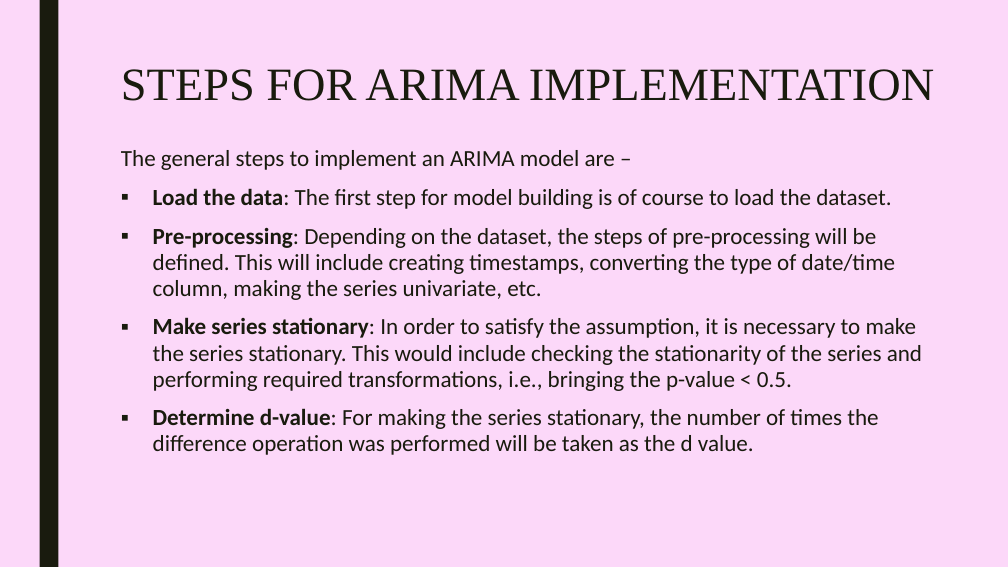
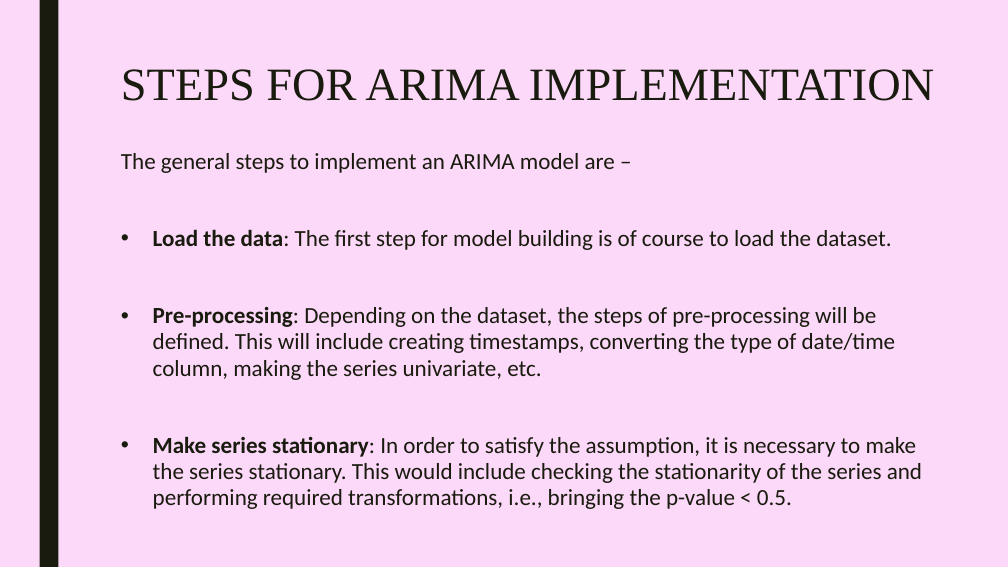
Before and after one commit to smit53/Review-Paper_ARIMA-Model, a slide deck: slide 11 of review paper/Time series analysis.pptx (slide 12 before the commit). Drawn at 1008x567 pixels with LibreOffice and Linux fonts; fonts in the diff are those of the drawing. Boxes give left, top, right and bottom in pixels: in the first picture for what was removed or moved away, otherwise in the second. Text is boxed around its words. In the diff, an @@ line names an element or a change of style, - is before the commit and + after.

```diff
--- a/review paper/Time series analysis.pptx
+++ b/review paper/Time series analysis.pptx
@@ text at [153, 229, 922, 509]: bullet ▪ to • @@
@@ text at [153, 408, 878, 455]: paragraph removed @@
-▪ Determine d-value: For making the series stationary, the number of times the difference operation was performed will be taken as the d value.
```
Also in this commit, not shown: 7 other slides changed, 5 slides added, 4 slides removed, 3 other files.
